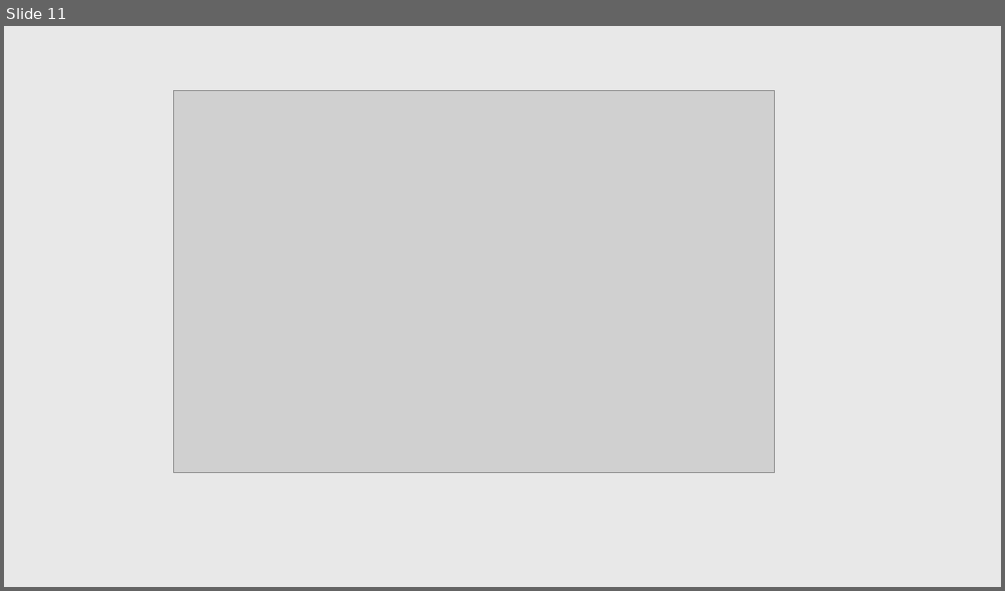
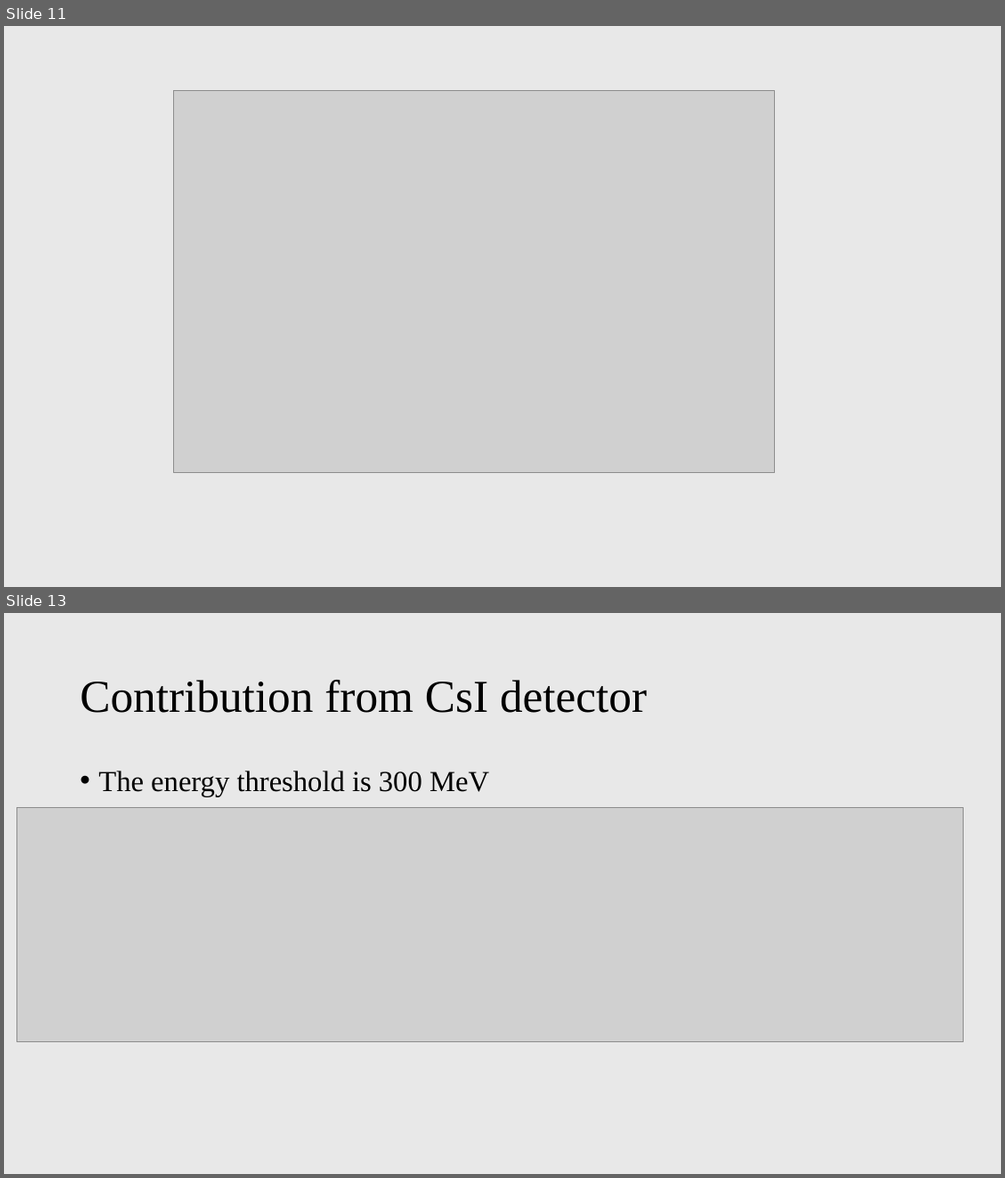
Before and after one commit to PeiranLi001/mCP_BDX, a slide deck: presentation/mCP_BDX.pptx. Shown one above the other, each under a label of ours: slide 11 before the commit, slides 11 and 13 after it; the slides between them are not shown. The pictures are 1005x591 and 1005x1178 pixels, drawn with LibreOffice and Linux fonts; fonts in the diff are those of the drawing; grey boxes stand for pictures. Boxes give left, top, right and bottom in pixels: in the first picture for what was removed or moved away, otherwise in the second. Text is boxed around its words. In the diff, an @@ line names an element or a change of style, - is before the commit and + after.

```diff
--- a/presentation/mCP_BDX.pptx
+++ b/presentation/mCP_BDX.pptx
@@ slide 13 added at [4, 613, 1001, 1174], background #E8E8E8 @@
@@ title added at [80, 680, 647, 713], 44 pt, text #000000 @@
+Contribution from CsI detector
@@ text added at [98, 771, 489, 796], 28 pt, text #000000 @@
+• The energy threshold is 300 MeV
@@ picture added at [17, 808, 963, 1042] @@
```
Also in this commit, not shown: 4 slides changed, 13 other slides added, 5 other files.
